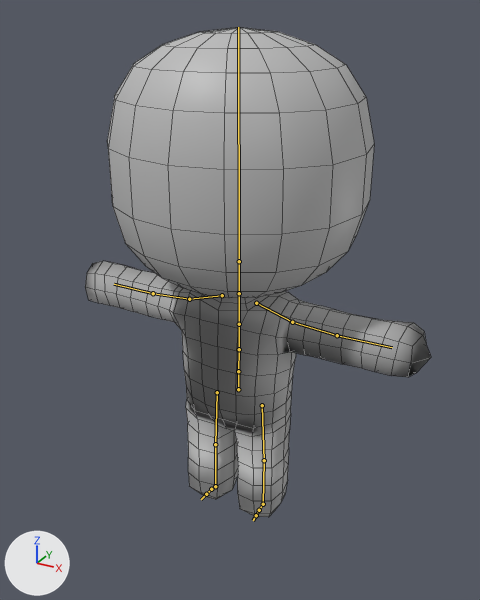
A saved change to the FBX model Editor/IKRig/Carry_Start.fbx.
Rendered twice from a 50 mm lens placed at (2.08, -3.76, 3.59), pointed at (0.13, -0.21, 1.82). Lighting does not change. The marker at lower left points along +X, +Y and +Z. The older version comes first. The bones that change, and the others that lie on the model, are drawn over the model as lines. Mesh edges are drawn as thin lines.

Names of what the first picture shows: 'StickMan'.
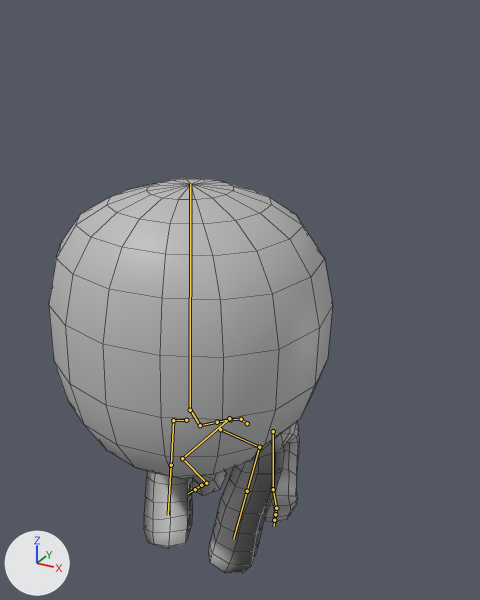
The newer file adds an action. The first version stands in its rest pose; the second is drawn at frame 1 of the action 'Carry_Start_Carry_Start_Carry_Start_Baked1'.

Patch to the scene script:
```diff
--- a/Editor/IKRig/Carry_Start.fbx.py
+++ b/Editor/IKRig/Carry_Start.fbx.py
@@ bone_mixamorig_hips @@
 bone_mixamorig_hips = bpy.data.objects['Armature'].pose.bones['mixamorig:Hips']
-bone_mixamorig_hips.location = (0.0, 0.0, 0.0)
-bone_mixamorig_hips.rotation_quaternion = (1.0, 0.0, 0.0, 0.0)  # degrees (0, 0, 0)
+bone_mixamorig_hips.location = (1.0, -36.8, -11.7)
+bone_mixamorig_hips.rotation_quaternion = (0.923, 0.386, 0.005, -0.013)  # degrees (45, 1, -1)
@@ bone_mixamorig_spine @@
 bone_mixamorig_spine = bpy.data.objects['Armature'].pose.bones['mixamorig:Spine']  # child of 'mixamorig:Hips'
-bone_mixamorig_spine.rotation_quaternion = (1.0, 0.0, 0.0, 0.0)  # degrees (0, 0, 0)
+bone_mixamorig_spine.rotation_quaternion = (0.989, 0.147, 0.021, 0.018)  # degrees (17, 2, 2)
@@ bone_mixamorig_spine1 @@
 bone_mixamorig_spine1 = bpy.data.objects['Armature'].pose.bones['mixamorig:Spine1']  # child of 'mixamorig:Spine'
-bone_mixamorig_spine1.rotation_quaternion = (1.0, 0.0, 0.0, 0.0)  # degrees (0, 0, 0)
+bone_mixamorig_spine1.rotation_quaternion = (1.0, 0.018, -0.008, 0.007)  # degrees (2, -1, 1)
@@ bone_mixamorig_spine2 @@
 bone_mixamorig_spine2 = bpy.data.objects['Armature'].pose.bones['mixamorig:Spine2']  # child of 'mixamorig:Spine1'
-bone_mixamorig_spine2.rotation_quaternion = (1.0, 0.0, 0.0, 0.0)  # degrees (0, 0, 0)
+bone_mixamorig_spine2.rotation_quaternion = (1.0, 0.018, 0.005, 0.007)  # degrees (2, 1, 1)
@@ bone_mixamorig_neck @@
 bone_mixamorig_neck = bpy.data.objects['Armature'].pose.bones['mixamorig:Neck']  # child of 'mixamorig:Spine2'
-bone_mixamorig_neck.rotation_quaternion = (1.0, 0.0, 0.0, 0.0)  # degrees (0, 0, 0)
+bone_mixamorig_neck.rotation_quaternion = (0.956, -0.289, -0.008, -0.044)  # degrees (-34, -2, -5)
@@ bone_mixamorig_head @@
 bone_mixamorig_head = bpy.data.objects['Armature'].pose.bones['mixamorig:Head']  # child of 'mixamorig:Neck'
-bone_mixamorig_head.rotation_quaternion = (1.0, 0.0, 0.0, 0.0)  # degrees (0, 0, 0)
+bone_mixamorig_head.rotation_quaternion = (0.955, -0.294, -0.031, 0.014)  # degrees (-34, -3, 3)
@@ bone_mixamorig_leftshoulder @@
 bone_mixamorig_leftshoulder = bpy.data.objects['Armature'].pose.bones['mixamorig:LeftShoulder']  # child of 'mixamorig:Spine2'
-bone_mixamorig_leftshoulder.rotation_quaternion = (1.0, 0.0, 0.0, 0.0)  # degrees (0, 0, 0)
+bone_mixamorig_leftshoulder.rotation_quaternion = (0.983, 0.1, 0.06, 0.144)  # degrees (12, 5, 17)
@@ bone_mixamorig_leftarm @@
 bone_mixamorig_leftarm = bpy.data.objects['Armature'].pose.bones['mixamorig:LeftArm']  # child of 'mixamorig:LeftShoulder'
-bone_mixamorig_leftarm.rotation_quaternion = (1.0, 0.0, 0.0, 0.0)  # degrees (0, 0, 0)
+bone_mixamorig_leftarm.rotation_quaternion = (0.769, 0.1, -0.082, 0.626)  # degrees (3, -15, 78)
@@ bone_mixamorig_leftforearm @@
 bone_mixamorig_leftforearm = bpy.data.objects['Armature'].pose.bones['mixamorig:LeftForeArm']  # child of 'mixamorig:LeftArm'
-bone_mixamorig_leftforearm.rotation_quaternion = (1.0, 0.0, 0.0, 0.0)  # degrees (0, 0, 0)
+bone_mixamorig_leftforearm.rotation_quaternion = (0.999, 0.038, 0.0, 0.006)  # degrees (4, 0, 1)
@@ bone_mixamorig_rightshoulder @@
 bone_mixamorig_rightshoulder = bpy.data.objects['Armature'].pose.bones['mixamorig:RightShoulder']  # child of 'mixamorig:Spine2'
-bone_mixamorig_rightshoulder.rotation_quaternion = (1.0, 0.0, 0.0, 0.0)  # degrees (0, 0, 0)
+bone_mixamorig_rightshoulder.rotation_quaternion = (0.97, 0.18, -0.067, -0.148)  # degrees (22, -4, -18)
@@ bone_mixamorig_rightarm @@
 bone_mixamorig_rightarm = bpy.data.objects['Armature'].pose.bones['mixamorig:RightArm']  # child of 'mixamorig:RightShoulder'
-bone_mixamorig_rightarm.rotation_quaternion = (1.0, 0.0, 0.0, 0.0)  # degrees (0, 0, 0)
+bone_mixamorig_rightarm.rotation_quaternion = (0.76, 0.136, 0.201, -0.603)  # degrees (-2, 28, -77)
@@ bone_mixamorig_rightforearm @@
 bone_mixamorig_rightforearm = bpy.data.objects['Armature'].pose.bones['mixamorig:RightForeArm']  # child of 'mixamorig:RightArm'
-bone_mixamorig_rightforearm.rotation_quaternion = (1.0, 0.0, 0.0, 0.0)  # degrees (0, 0, 0)
+bone_mixamorig_rightforearm.rotation_quaternion = (0.999, 0.038, 0.0, -0.005)  # degrees (4, 0, -1)
@@ bone_mixamorig_leftupleg @@
 bone_mixamorig_leftupleg = bpy.data.objects['Armature'].pose.bones['mixamorig:LeftUpLeg']  # child of 'mixamorig:Hips'
-bone_mixamorig_leftupleg.rotation_quaternion = (1.0, 0.0, 0.0, 0.0)  # degrees (0, 0, 0)
+bone_mixamorig_leftupleg.rotation_quaternion = (0.576, 0.789, -0.169, 0.129)  # degrees (109, -24, -7)
@@ bone_mixamorig_leftleg @@
 bone_mixamorig_leftleg = bpy.data.objects['Armature'].pose.bones['mixamorig:LeftLeg']  # child of 'mixamorig:LeftUpLeg'
-bone_mixamorig_leftleg.rotation_quaternion = (1.0, 0.0, 0.0, 0.0)  # degrees (0, 0, 0)
+bone_mixamorig_leftleg.rotation_quaternion = (0.66, -0.745, -0.012, -0.097)  # degrees (-96, -9, -6)
@@ bone_mixamorig_leftfoot @@
 bone_mixamorig_leftfoot = bpy.data.objects['Armature'].pose.bones['mixamorig:LeftFoot']  # child of 'mixamorig:LeftLeg'
-bone_mixamorig_leftfoot.rotation_quaternion = (1.0, 0.0, 0.0, 0.0)  # degrees (0, 0, 0)
+bone_mixamorig_leftfoot.rotation_quaternion = (0.959, 0.283, 0.0, -0.013)  # degrees (33, 0, -1)
@@ bone_mixamorig_rightupleg @@
 bone_mixamorig_rightupleg = bpy.data.objects['Armature'].pose.bones['mixamorig:RightUpLeg']  # child of 'mixamorig:Hips'
-bone_mixamorig_rightupleg.rotation_quaternion = (1.0, 0.0, 0.0, 0.0)  # degrees (0, 0, 0)
+bone_mixamorig_rightupleg.rotation_quaternion = (0.579, 0.783, 0.21, -0.092)  # degrees (110, 23, 14)
@@ bone_mixamorig_rightleg @@
 bone_mixamorig_rightleg = bpy.data.objects['Armature'].pose.bones['mixamorig:RightLeg']  # child of 'mixamorig:RightUpLeg'
-bone_mixamorig_rightleg.rotation_quaternion = (1.0, 0.0, 0.0, 0.0)  # degrees (0, 0, 0)
+bone_mixamorig_rightleg.rotation_quaternion = (0.658, -0.742, -0.005, 0.127)  # degrees (-96, 10, 10)
@@ bone_mixamorig_rightfoot @@
 bone_mixamorig_rightfoot = bpy.data.objects['Armature'].pose.bones['mixamorig:RightFoot']  # child of 'mixamorig:RightLeg'
-bone_mixamorig_rightfoot.rotation_quaternion = (1.0, 0.0, 0.0, 0.0)  # degrees (0, 0, 0)
+bone_mixamorig_rightfoot.rotation_quaternion = (0.957, 0.289, -0.021, 0.004)  # degrees (34, -2, 0)
```

What differs and where, as boxes [x1, y1, x2, y2] in the pictures (480 x 600 px):
'StickMan', posed (18% narrower, 20% shorter)
    before: [85, 27, 431, 517]
    after: [49, 179, 333, 573]
bone 'mixamorig:Hips', root to tip
    before: (238, 389) to (238, 367)
    after: (247, 423) to (239, 418)
bone 'mixamorig:Spine', root to tip
    before: (238, 371) to (239, 349)
    after: (241, 419) to (230, 419)
bone 'mixamorig:Spine1', root to tip
    before: (239, 349) to (239, 324)
    after: (230, 419) to (217, 422)
bone 'mixamorig:Spine2', root to tip
    before: (239, 324) to (239, 293)
    after: (217, 422) to (200, 425)
bone 'mixamorig:Neck', root to tip
    before: (239, 293) to (239, 261)
    after: (200, 425) to (190, 410)
bone 'mixamorig:Head', root to tip
    before: (239, 261) to (238, 27)
    after: (190, 410) to (190, 184)
bone 'mixamorig:LeftShoulder', root to tip
    before: (256, 303) to (292, 322)
    after: (220, 429) to (259, 447)
bone 'mixamorig:LeftArm', root to tip
    before: (292, 322) to (337, 335)
    after: (259, 447) to (247, 491)
bone 'mixamorig:LeftForeArm', root to tip
    before: (337, 335) to (392, 347)
    after: (247, 491) to (233, 539)
bone 'mixamorig:RightShoulder', root to tip
    before: (222, 295) to (189, 299)
    after: (186, 420) to (173, 420)
bone 'mixamorig:RightArm', root to tip
    before: (189, 299) to (153, 293)
    after: (173, 420) to (171, 465)
bone 'mixamorig:RightForeArm', root to tip
    before: (153, 293) to (114, 284)
    after: (171, 465) to (168, 515)
bone 'mixamorig:LeftUpLeg', root to tip
    before: (262, 405) to (264, 460)
    after: (273, 431) to (273, 489)
bone 'mixamorig:LeftLeg', root to tip
    before: (264, 460) to (263, 504)
    after: (273, 489) to (276, 508)
bone 'mixamorig:LeftFoot', root to tip
    before: (263, 504) to (259, 510)
    after: (276, 508) to (275, 514)
bone 'mixamorig:RightUpLeg', root to tip
    before: (217, 392) to (215, 444)
    after: (229, 418) to (182, 458)
bone 'mixamorig:RightLeg', root to tip
    before: (215, 444) to (215, 486)
    after: (182, 458) to (206, 483)
bone 'mixamorig:RightFoot', root to tip
    before: (215, 486) to (211, 489)
    after: (206, 483) to (201, 485)
